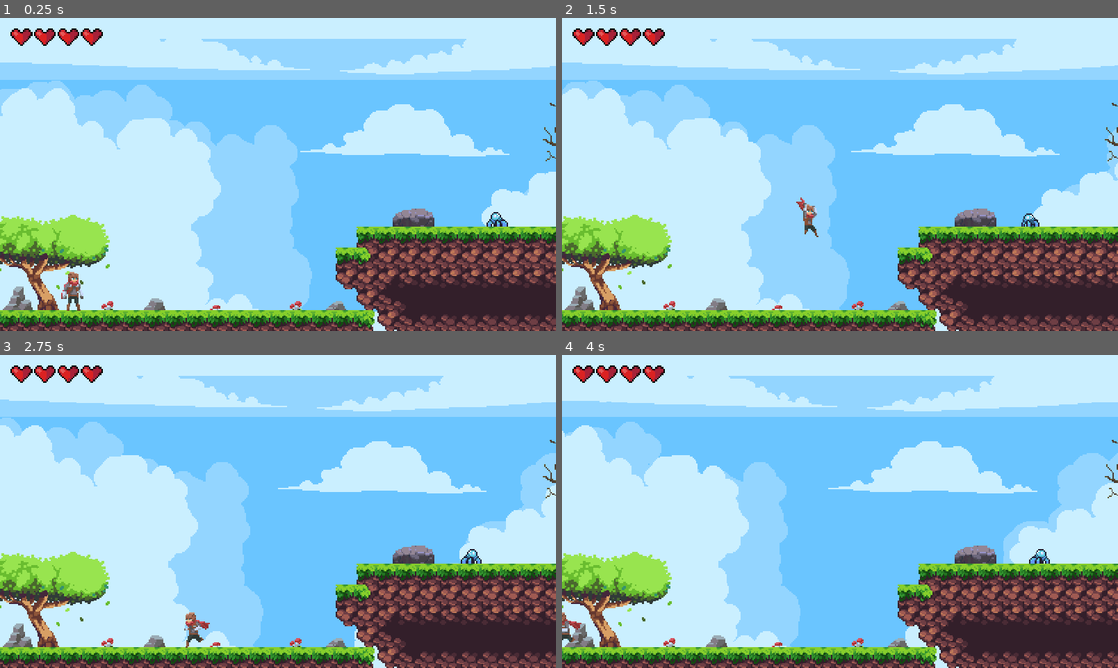
Above: before the commit, frames 1-4 (two rows, left to right).
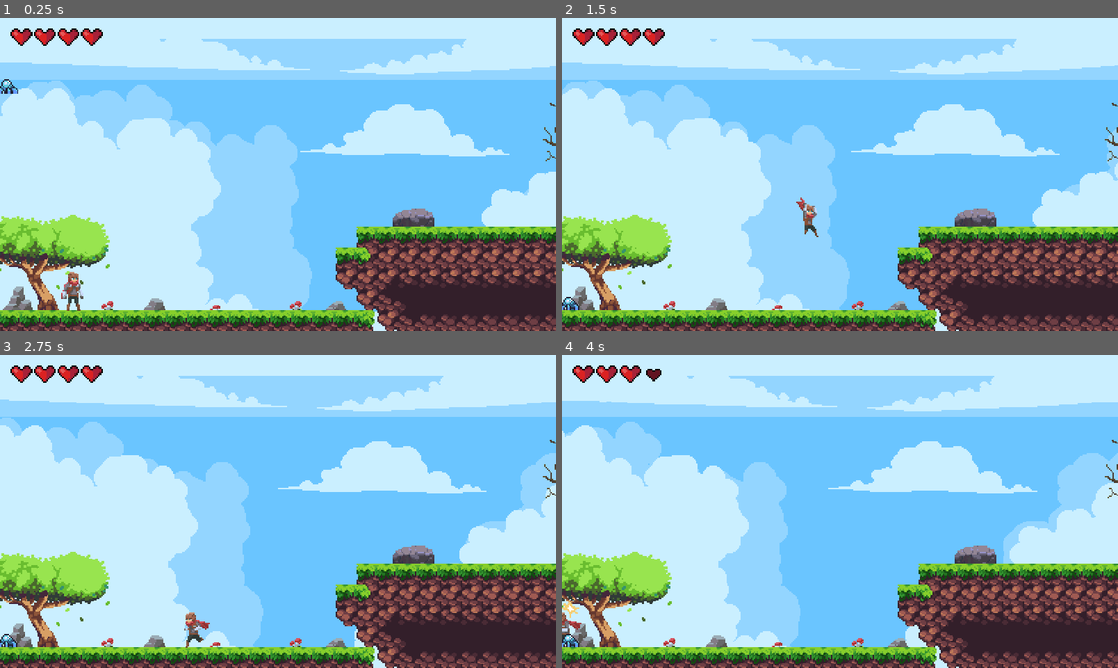
Above: after the commit, the same moments.

Repository: enzolins/DEL-Adventures
Game: Godot game, scene res://Levels/Level1/Level1.tscn
Same seed, same stepped clock (60 frames per second), same inputs: the game is played once before the commit and once after it.
Inputs:
- Up to frame 1 (0.25 s): no input
- Up to frame 2 (1.5 s): hold Right (ui_right) from 0.53 s (still down); tap Space (ui_select) at 0.77 s
- Up to frame 3 (2.75 s): tap Space (ui_select) at 1.52 s; release Right (ui_right) at 2.03 s; hold Left (ui_left) from 2.03 s (still down)
- Up to frame 4 (4 s): keep holding Left (ui_left); tap Space (ui_select) at 3.02, 3.77 s

The runs differ from the first frame. In frame 1, 0.2% of the frame differs, in the area x 0-92%, y 19-67%; in frame 2, 0.2%; in frame 3, 0.2%; in frame 4, 0.4%, in the area x 0-88%, y 3-94%.

Commit message:
Chase State and Enemy Gravity

Diff:
--- a/Enemies/Random/blue patrol/BluePatrol.gd
+++ b/Enemies/Random/blue patrol/BluePatrol.gd
@@ -7,19 +7,23 @@
 export var KNOCKBACK_SPEED = 100
 export var ACCELERATION = 200
 export var MAX_SPEED = 50
+export var GRAVITY = 1000
 
 var velocity = Vector2.ZERO
 var knockback = Vector2.ZERO
 var state = WANDER
+var height = global_position.y
 
 onready var animatedSprite = $AnimatedSprite
 onready var wanderController = $WanderController
 onready var stats = $Stats
 onready var hurtbox = $Hurtbox
+onready var playerDetectionZone = $PlayerDetectionZone
 
 enum{
 	IDLE,
-	WANDER
+	WANDER,
+	CHASE
 }
 
 func _ready():
@@ -29,14 +33,17 @@
 func _physics_process(delta):
 	knockback = knockback.move_toward(Vector2.ZERO, delta * FRICTION)
 	knockback = move_and_slide(knockback)
+	velocity.y += GRAVITY * delta
 	match state:
 		IDLE:
 			animatedSprite.play("Idle")
 			velocity = velocity.move_toward(Vector2.ZERO, FRICTION * delta)
+			seekPlayer()
 			if wanderController.getTimeLeft() == 0:
 				checkNewState()
 		WANDER:
 			animatedSprite.play("Walk")
+			seekPlayer()
 			if wanderController.getTimeLeft() == 0:
 				checkNewState()
 			var direction = global_position.direction_to(wanderController.target_position)
@@ -44,6 +51,8 @@
 			animatedSprite.flip_h = velocity.x > 0
 			if global_position.distance_to(wanderController.target_position) <= MAX_SPEED * delta:
 				checkNewState()
+		CHASE:
+			chasePlayer(delta)
 	velocity = move_and_slide(velocity)
 
 
@@ -55,6 +64,21 @@
 func checkNewState():
 	state = pickRandomState([IDLE, WANDER])
 	wanderController.startWanderTimer(rand_range(1,3))
+
+func seekPlayer():
+	if playerDetectionZone.canSeePlayer():
+		state = CHASE
+
+func chasePlayer(delta):
+	var player = playerDetectionZone.player
+	if player != null:
+		var direction = (player.global_position - global_position).normalized()
+		direction.y = height
+		velocity = velocity.move_toward(direction * MAX_SPEED, ACCELERATION * delta)
+	else:
+		state = IDLE
+	animatedSprite.play("Walk")
+	animatedSprite.flip_h = velocity.x > 0
 
 
 func _on_Hurtbox_area_entered(area):
--- a/Enemies/Random/blue patrol/BluePatrol.tscn
+++ b/Enemies/Random/blue patrol/BluePatrol.tscn
@@ -8,6 +8,7 @@
 [ext_resource path="res://Enemies/Random/blue patrol/BluePatrol.gd" type="Script" id=6]
 [ext_resource path="res://Mechanics/Hitbox and Hurbox/Hurtbox.tscn" type="PackedScene" id=7]
 [ext_resource path="res://Mechanics/Hitbox and Hurbox/Hitbox.tscn" type="PackedScene" id=8]
+[ext_resource path="res://Mechanics/Player Detection Zone/PlayerDetectionZone.tscn" type="PackedScene" id=9]
 
 [sub_resource type="SpriteFrames" id=1]
 animations = [ {
@@ -30,6 +31,9 @@
 
 [sub_resource type="CircleShape2D" id=4]
 radius = 7.0
+
+[sub_resource type="CircleShape2D" id=5]
+radius = 46.0
 
 [node name="BluePatrol" type="KinematicBody2D"]
 collision_layer = 16
@@ -67,8 +71,15 @@
 position = Vector2( 0, 2 )
 shape = SubResource( 4 )
 
+[node name="PlayerDetectionZone" parent="." instance=ExtResource( 9 )]
+
+[node name="CollisionShape2D" parent="PlayerDetectionZone" index="0"]
+modulate = Color( 0.14902, 0, 1, 1 )
+shape = SubResource( 5 )
+
 [connection signal="noHealth" from="Stats" to="." method="_on_Stats_noHealth"]
 [connection signal="area_entered" from="Hurtbox" to="." method="_on_Hurtbox_area_entered"]
 
 [editable path="Hurtbox"]
 [editable path="Hitbox"]
+[editable path="PlayerDetectionZone"]
--- /dev/null
+++ b/Mechanics/Player Detection Zone/PlayerDetectionZone.gd
@@ -0,0 +1,13 @@
+extends Area2D
+
+var player = null
+
+func _on_PlayerDetectionZone_body_entered(body):
+	player = body
+
+
+func _on_PlayerDetectionZone_body_exited(body):
+	player = null
+
+func canSeePlayer():
+	return player != null
--- /dev/null
+++ b/Mechanics/Player Detection Zone/PlayerDetectionZone.tscn
@@ -0,0 +1,13 @@
+[gd_scene load_steps=2 format=2]
+
+[ext_resource path="res://Mechanics/Player Detection Zone/PlayerDetectionZone.gd" type="Script" id=1]
+
+[node name="PlayerDetectionZone" type="Area2D"]
+collision_layer = 0
+collision_mask = 2
+script = ExtResource( 1 )
+
+[node name="CollisionShape2D" type="CollisionShape2D" parent="."]
+
+[connection signal="body_entered" from="." to="." method="_on_PlayerDetectionZone_body_entered"]
+[connection signal="body_exited" from="." to="." method="_on_PlayerDetectionZone_body_exited"]
--- a/Player/Player.tscn
+++ b/Player/Player.tscn
@@ -47,6 +47,22 @@
 atlas = ExtResource( 1 )
 region = Rect2( 100, 111, 50, 37 )
 
+[sub_resource type="AtlasTexture" id=1]
+atlas = ExtResource( 1 )
+region = Rect2( 50, 0, 50, 37 )
+
+[sub_resource type="AtlasTexture" id=2]
+atlas = ExtResource( 1 )
+region = Rect2( 0, 0, 50, 37 )
+
+[sub_resource type="AtlasTexture" id=3]
+atlas = ExtResource( 1 )
+region = Rect2( 100, 0, 50, 37 )
+
+[sub_resource type="AtlasTexture" id=4]
+atlas = ExtResource( 1 )
+region = Rect2( 150, 0, 50, 37 )
+
 [sub_resource type="AtlasTexture" id=6]
 atlas = ExtResource( 1 )
 region = Rect2( 50, 37, 50, 37 )
@@ -91,28 +107,17 @@
 atlas = ExtResource( 1 )
 region = Rect2( 150, 259, 50, 37 )
 
-[sub_resource type="AtlasTexture" id=1]
-atlas = ExtResource( 1 )
-region = Rect2( 50, 0, 50, 37 )
-
-[sub_resource type="AtlasTexture" id=2]
-atlas = ExtResource( 1 )
-region = Rect2( 0, 0, 50, 37 )
-
-[sub_resource type="AtlasTexture" id=3]
-atlas = ExtResource( 1 )
-region = Rect2( 100, 0, 50, 37 )
-
-[sub_resource type="AtlasTexture" id=4]
-atlas = ExtResource( 1 )
-region = Rect2( 150, 0, 50, 37 )
-
 [sub_resource type="SpriteFrames" id=5]
 animations = [ {
 "frames": [ SubResource( 13 ), SubResource( 14 ), SubResource( 15 ), SubResource( 16 ), SubResource( 17 ), SubResource( 18 ), SubResource( 19 ), SubResource( 20 ), SubResource( 21 ), SubResource( 22 ) ],
 "loop": false,
 "name": "Jump",
 "speed": 13.0
+}, {
+"frames": [ SubResource( 1 ), SubResource( 2 ), SubResource( 3 ), SubResource( 4 ) ],
+"loop": true,
+"name": "Idle",
+"speed": 4.0
 }, {
 "frames": [ SubResource( 6 ), SubResource( 7 ), SubResource( 8 ), SubResource( 9 ), SubResource( 10 ), SubResource( 11 ) ],
 "loop": true,
@@ -123,11 +128,6 @@
 "loop": false,
 "name": "Attack",
 "speed": 15.0
-}, {
-"frames": [ SubResource( 1 ), SubResource( 2 ), SubResource( 3 ), SubResource( 4 ) ],
-"loop": true,
-"name": "Idle",
-"speed": 4.0
 } ]
 
 [sub_resource type="CapsuleShape2D" id=12]
Not shown: 1 places in Enemies/Random/blue patrol/BluePatrol.tscn that only renumber resources
